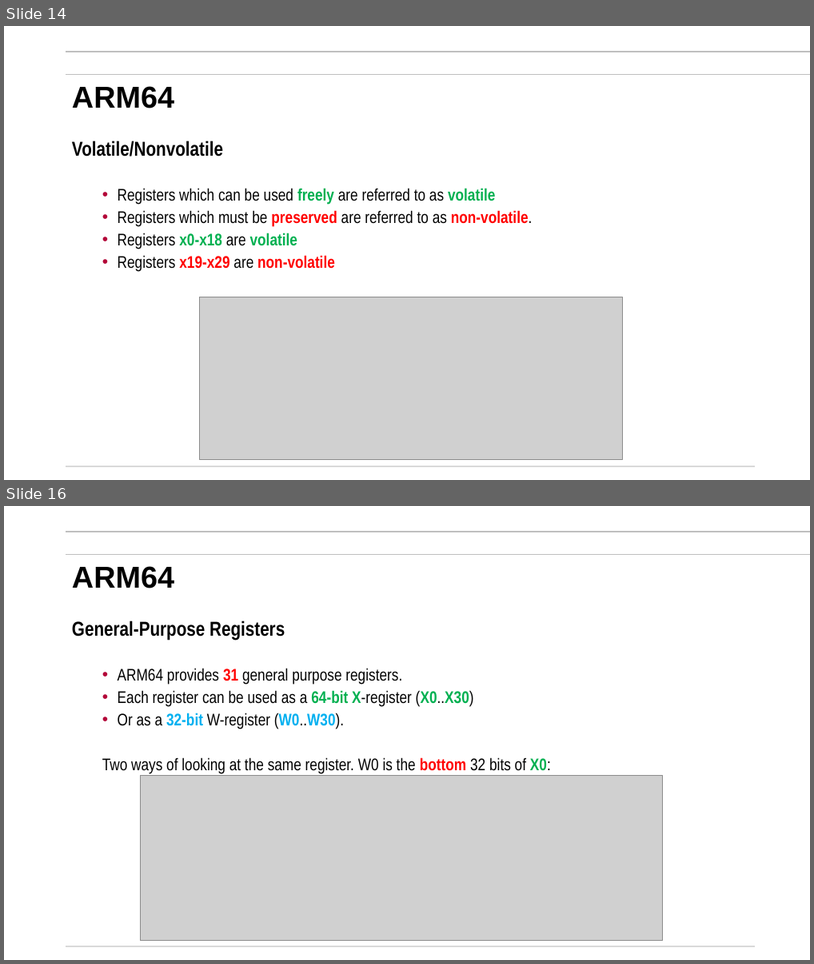
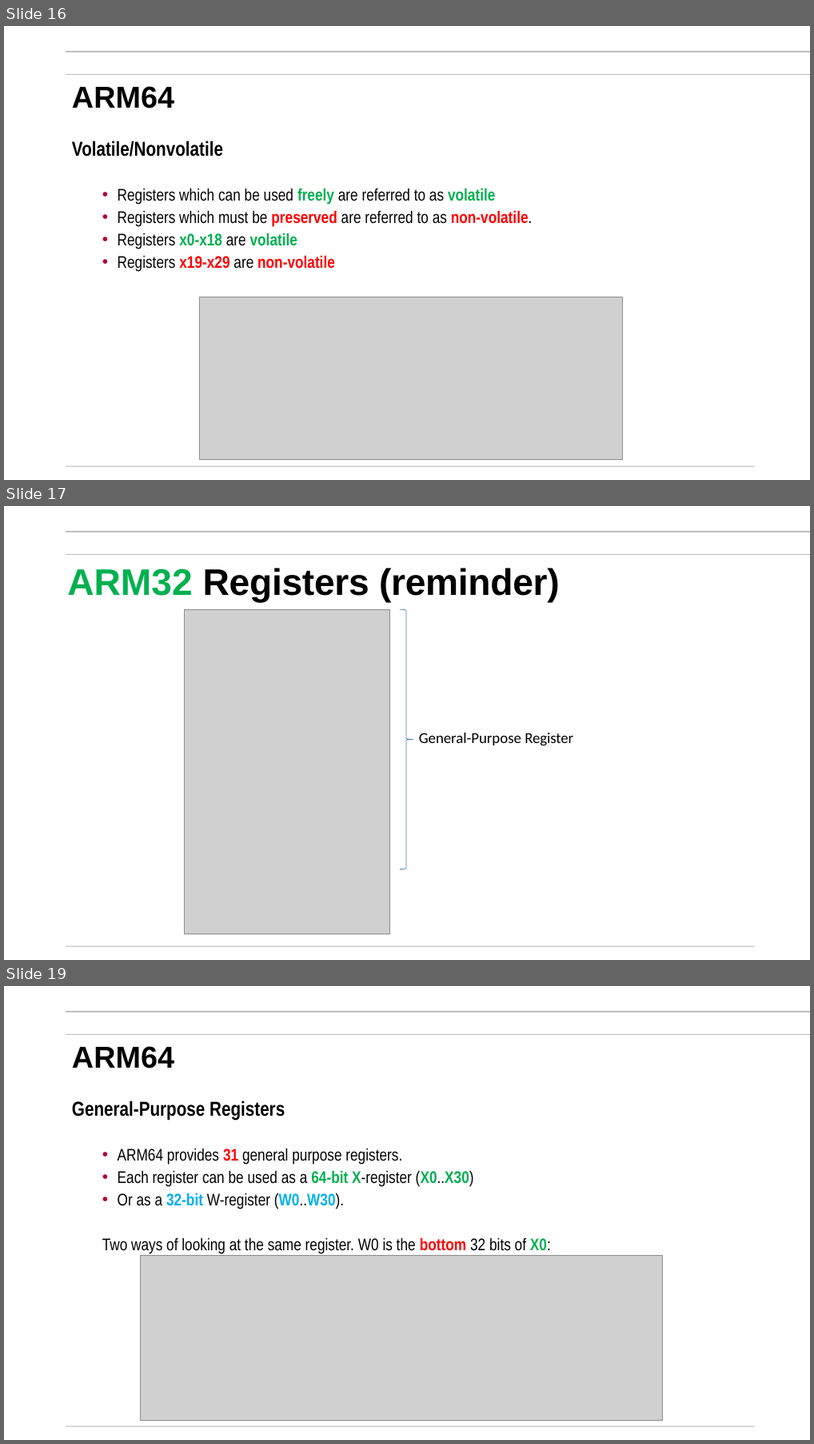
Before and after one commit to mikegrace2/CSEN20-Fall2026-Course-Website, a slide deck: Week10_64bitArmAndFinalPrep/ARM64Bit_V4.pptx. Shown one above the other, each under a label of ours: slides 14 and 16 before the commit, slides 16, 17 and 19 after it; the slides between them are not shown. The pictures are 814x964 and 814x1444 pixels, drawn with LibreOffice and Linux fonts; fonts in the diff are those of the drawing; grey boxes stand for pictures; background and template pictures are left out. Boxes give left, top, right and bottom in pixels: in the first picture for what was removed or moved away, otherwise in the second. Text is boxed around its words. In the diff, an @@ line names an element or a change of style, - is before the commit and + after.

```diff
--- a/Week10_64bitArmAndFinalPrep/ARM64Bit_V4.pptx
+++ b/Week10_64bitArmAndFinalPrep/ARM64Bit_V4.pptx
@@ slide 17 added at [4,506,810,960], background #FFFFFF; not listed: 3 template elements that a slide beside it also shows @@
@@ title added at [67,568,560,603], 44 pt, text #000000, bold @@
+ARM32 Registers (reminder)
@@ picture added at [184,609,390,933] @@
@@ freeform shape added at [400,609,414,869], outline #4A7EBB 0.75 pt @@
@@ text added at [419,732,574,746], 18 pt, text #000000 @@
+General-Purpose Register
@@ what was slide 14 is now slide 16 @@
@@ what was slide 16 is now slide 19 @@
```
Also in this commit, not shown: 10 slides changed, 11 other slides added, 1 slide removed.
